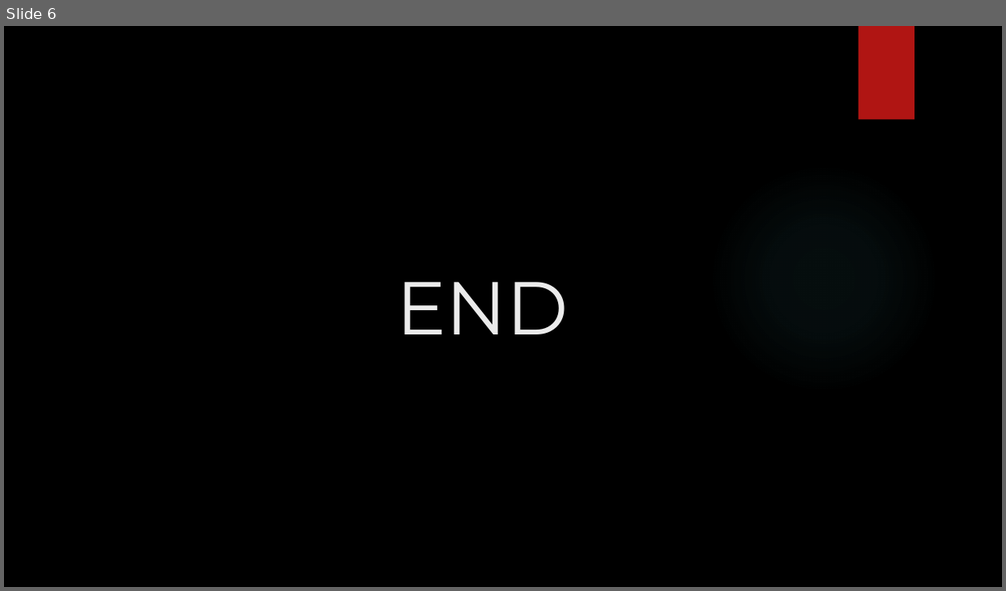
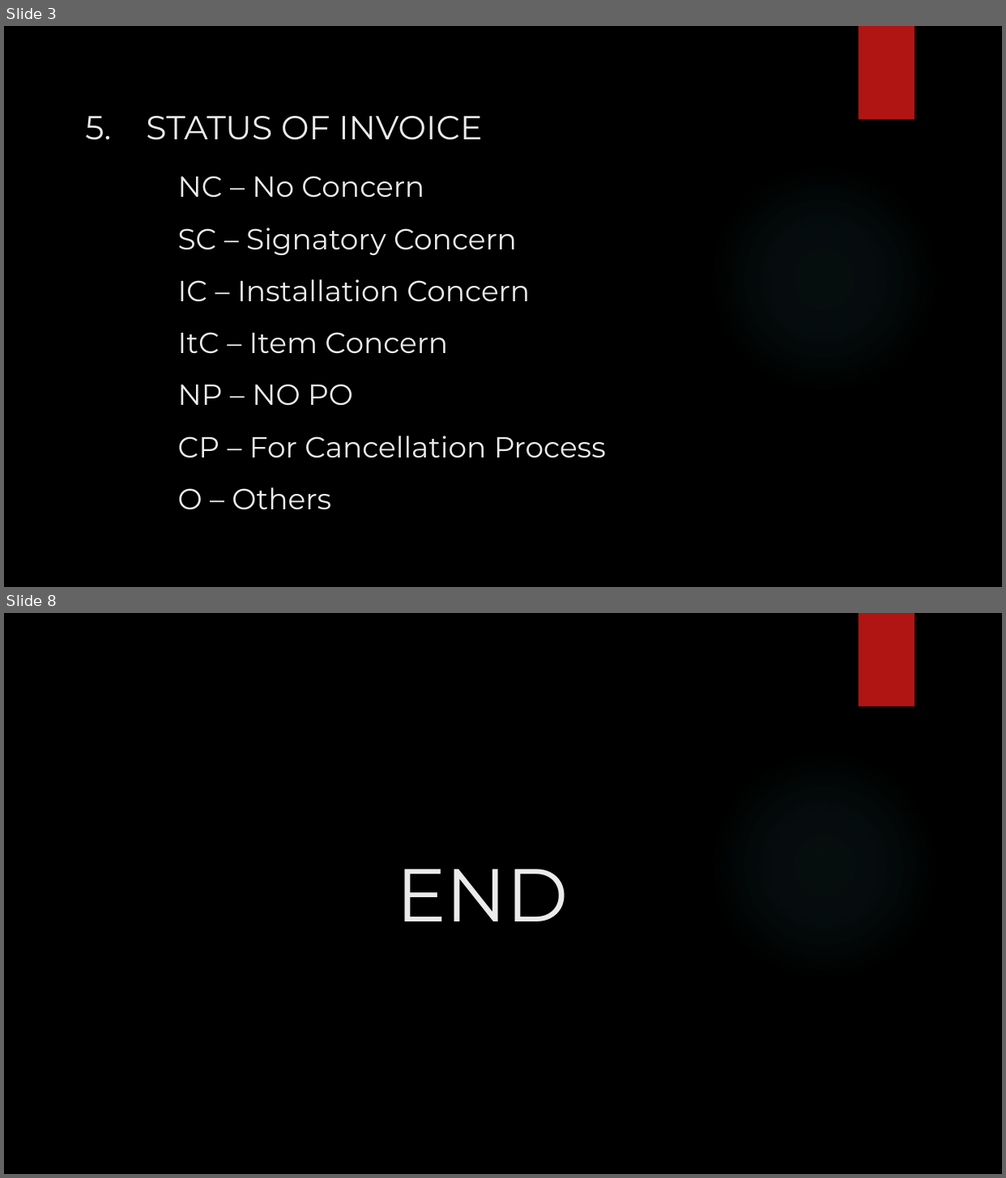
Before and after one commit to itsC0ffee/Goldrich-Repository, a slide deck: UDF FORE SALES ORDER AR INVOICE ORDER TYPE.pptx. Shown one above the other, each under a label of ours: slide 6 before the commit, slides 3 and 8 after it; the slides between them are not shown. The pictures are 1006x591 and 1006x1178 pixels, drawn with LibreOffice and Linux fonts; fonts in the diff are those of the drawing; background and template pictures are left out. Boxes give left, top, right and bottom in pixels: in the first picture for what was removed or moved away, otherwise in the second. Text is boxed around its words. In the diff, an @@ line names an element or a change of style, - is before the commit and + after.

```diff
--- a/UDF FORE SALES ORDER AR INVOICE ORDER TYPE.pptx
+++ b/UDF FORE SALES ORDER AR INVOICE ORDER TYPE.pptx
@@ slide 3 added at (4,26,1002,587), background picture (left out); not listed: 2 template elements that a slide beside it also shows @@
@@ title added at (146,116,482,140), 32 pt, text #EBEBEB @@
+5. STATUS OF INVOICE
@@ text added at (178,176,424,198), 28 pt, text #EBEBEB @@
+NC – No Concern
@@ text added at (178,228,517,255), 28 pt, text #EBEBEB @@
+SC – Signatory Concern
@@ text added at (178,280,530,302), 28 pt, text #EBEBEB @@
+IC – Installation Concern
@@ text added at (178,332,448,354), 28 pt, text #EBEBEB @@
+ItC – Item Concern
@@ text added at (178,384,353,406), 28 pt, text #EBEBEB @@
+NP – NO PO
@@ text added at (178,436,606,459), 28 pt, text #EBEBEB @@
+CP – For Cancellation Process
@@ text added at (178,488,331,510), 28 pt, text #EBEBEB @@
+O – Others
@@ what was slide 6 is now slide 8 @@
```
Also in this commit, not shown: 3 slides changed, 3 other slides added, 2 slides removed, 1 other file.
